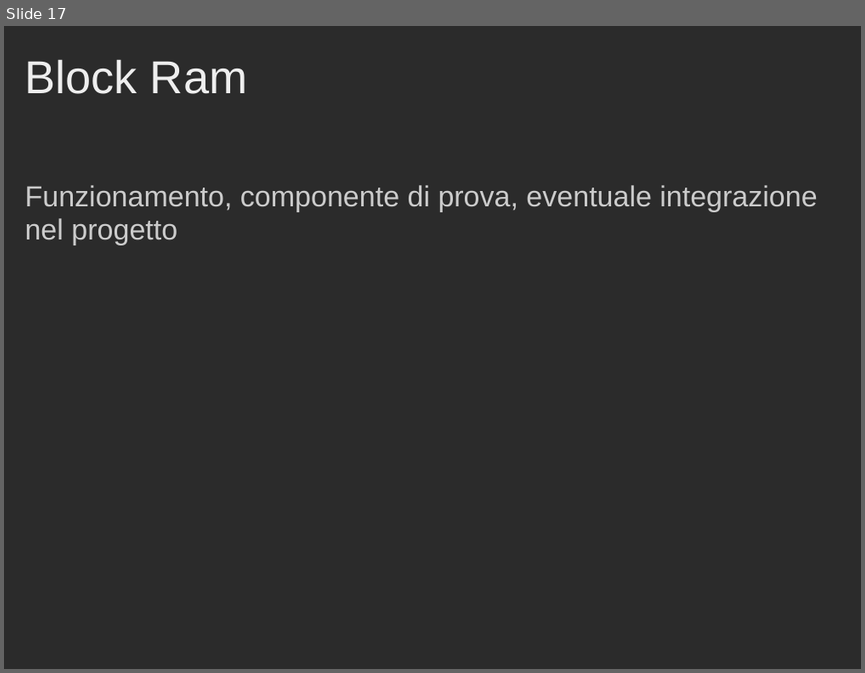
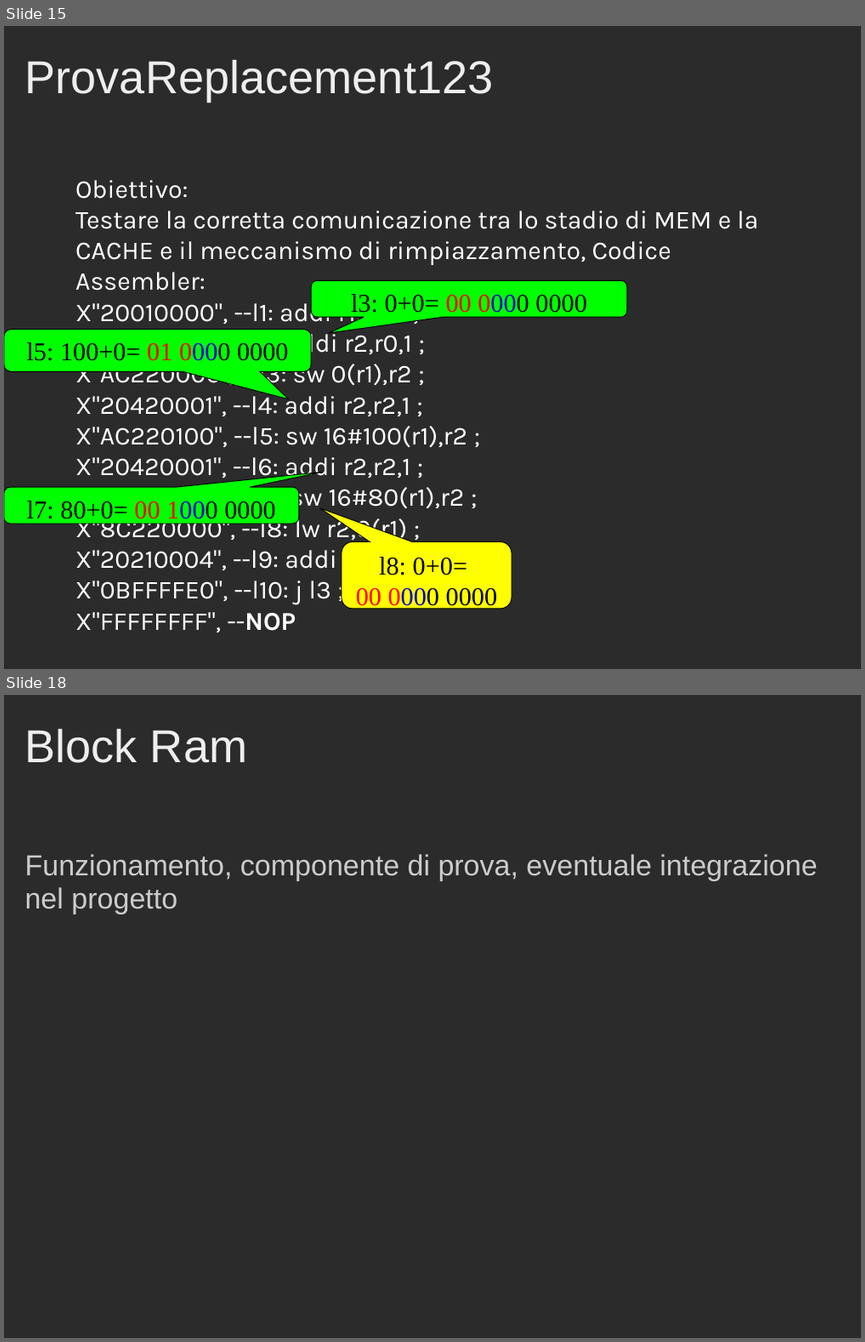
Before and after one commit to Muffo/dlxcache, a slide deck: Presentazione_Progetto_Cache.ppt. Shown one above the other, each under a label of ours: slide 17 before the commit, slides 15 and 18 after it; the slides between them are not shown. The pictures are 865x673 and 865x1342 pixels, drawn with LibreOffice and Linux fonts; fonts in the diff are those of the drawing; background and template pictures are left out; a plain dark background stands for a picture behind light text. Boxes give left, top, right and bottom in pixels: in the first picture for what was removed or moved away, otherwise in the second. Text is boxed around its words. In the diff, an @@ line names an element or a change of style, - is before the commit and + after.

```diff
--- a/Presentazione_Progetto_Cache.ppt
+++ b/Presentazione_Progetto_Cache.ppt
@@ slide 15 added at [4, 26, 861, 669], background picture (left out) @@
@@ title added at [25, 59, 494, 102], 43 pt, text #EEEEEE @@
+ProvaReplacement123
@@ text added at [75, 180, 758, 632], 24 pt, text #FFFFFF @@
+Obiettivo:
+Testare la corretta comunicazione tra lo stadio di MEM e la CACHE e il meccanismo di rimpiazzamento, Codice Assembler:
+X"20010000", --l1: addi r1,r0,0 ;
+X"20020001", --l2: addi r2,r0,1 ;
+X"AC220000", --l3: sw 0(r1),r2 ;
+X"20420001", --l4: addi r2,r2,1 ;
+X"AC220100", --l5: sw 16#100(r1),r2 ;
+X"20420001", --l6: addi r2,r2,1 ;
+X"AC220080", --l7: sw 16#80(r1),r2 ;
+X"8C220000", --l8: lw r2,0(r1) ;
+X"20210004", --l9: addi r1,r1,4 ;
+X"0BFFFFE0", --l10: j l3 ;
+X"FFFFFFFF", --NOP
@@ rounded speech box added at [311, 280, 627, 317], fill #00FF00, outline #000000 0.74 pt, 24 pt, text #000000 @@
+l3: 0+0= 00 0000 0000
@@ rounded speech box added at [4, 329, 311, 371], fill #00FF00, outline #000000 0.74 pt, 24 pt, text #000000 @@
+l5: 100+0= 01 0000 0000
@@ rounded speech box added at [4, 488, 299, 523], fill #00FF00, outline #000000 0.74 pt, 24 pt, text #000000 @@
+l7: 80+0= 00 1000 0000
@@ rounded speech box added at [341, 542, 511, 608], fill #FFFF00, outline #000000 0.74 pt, 24 pt, text #000000 @@
+l8: 0+0=
+00 0000 0000
@@ what was slide 17 is now slide 18 @@
```
Also in this commit, not shown: 2 slides changed, 1 other slide added, 1 slide removed.
